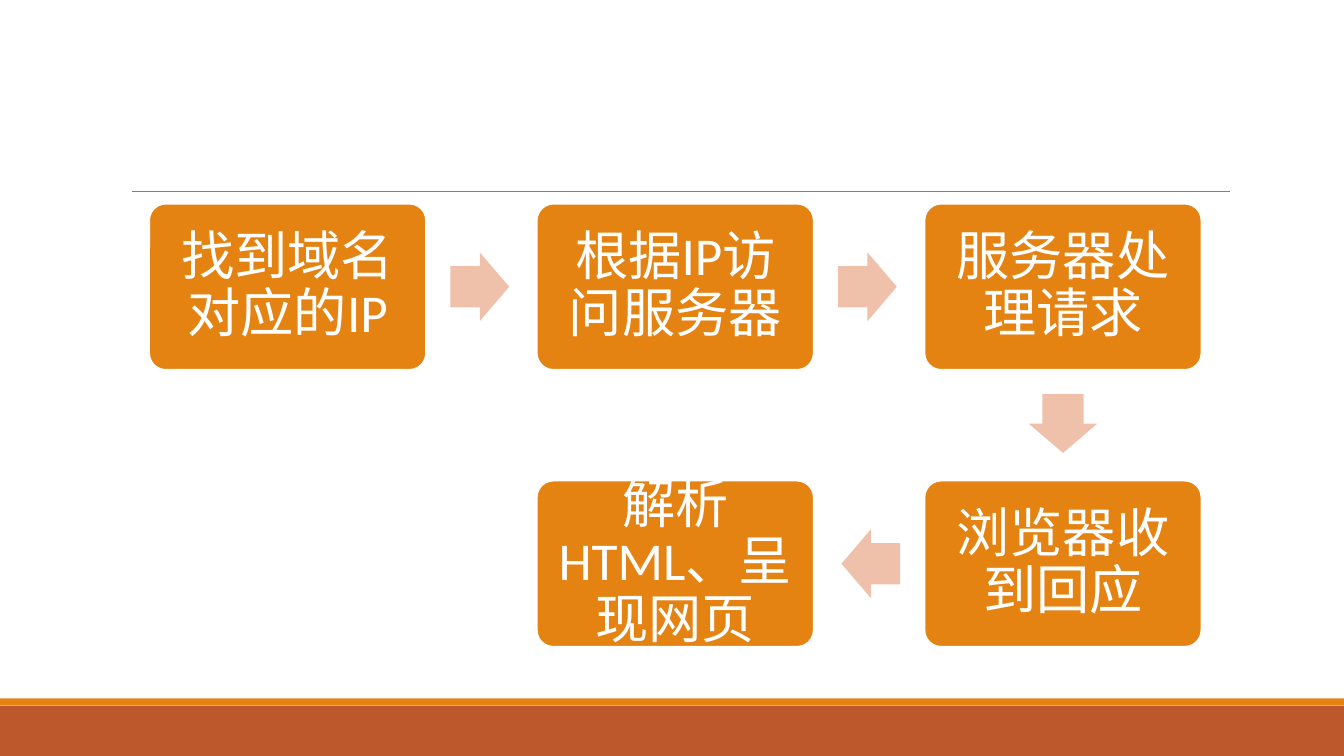
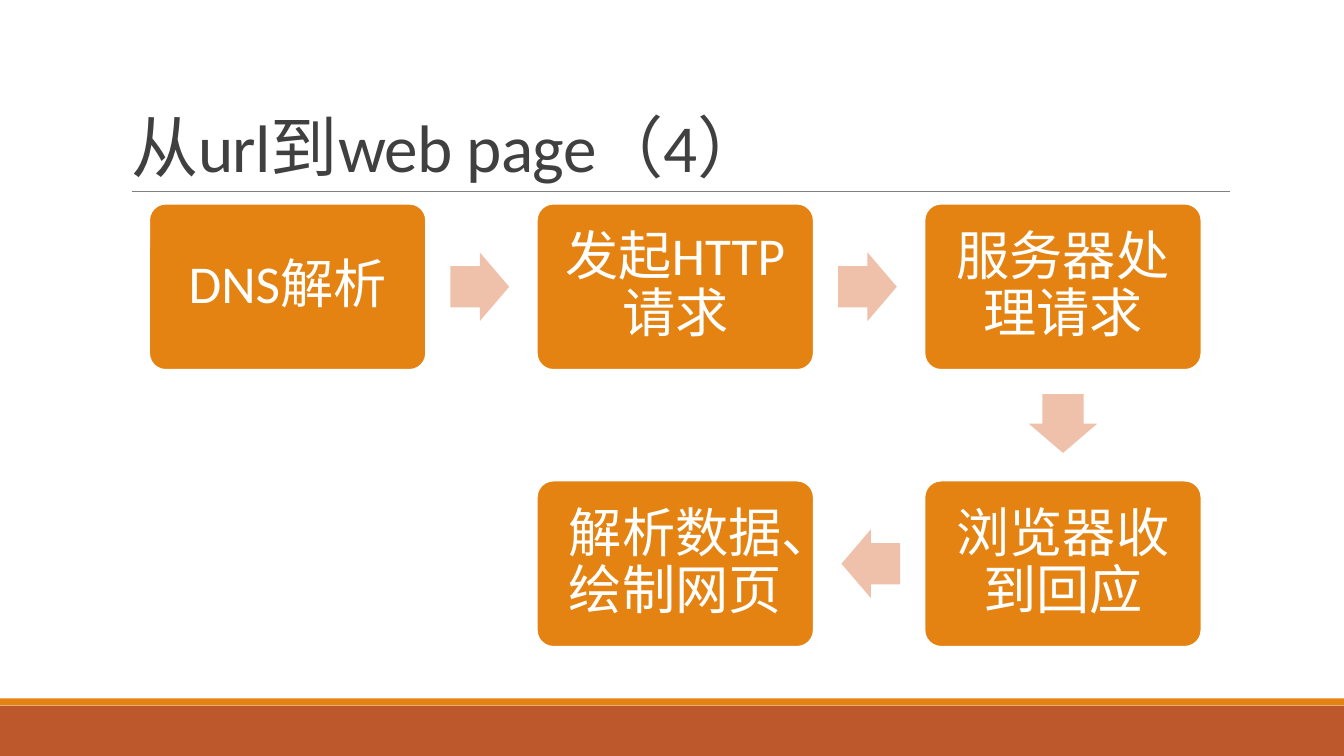
Before and after one commit to boomler/personalPractice, a slide deck: slide 8 of Web开发与网络爬虫.pptx (slide 10 before the commit). Drawn at 1344x756 pixels with LibreOffice and Linux fonts; fonts in the diff are those of the drawing. Boxes give left, top, right and bottom in pixels: in the first picture for what was removed or moved away, otherwise in the second. Text is boxed around its words. In the diff, an @@ line names an element or a change of style, - is before the commit and + after.

```diff
--- a/Web开发与网络爬虫.pptx
+++ b/Web开发与网络爬虫.pptx
@@ title added at (131, 116, 765, 184), 48 pt, text #404040 @@
+从url到web page（4）
@@ text at (565, 230, 785, 289): text changed @@
-根据IP访问服务器
+发起HTTP请求
@@ text at (189, 259, 387, 308): text changed @@
-找到域名对应的IP
+DNS解析
@@ text at (569, 497, 835, 614): text changed @@
-解析HTML、呈现网页
+解析数据、绘制网页
```
Also in this commit, not shown: 9 other slides changed, 32 slides added, 7 slides removed, 12 other files.
